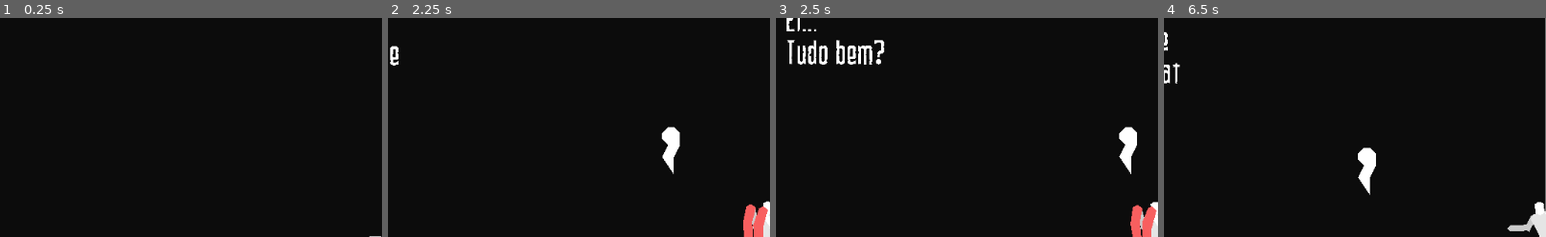
Above: before the commit, frames 1-4 (left to right).
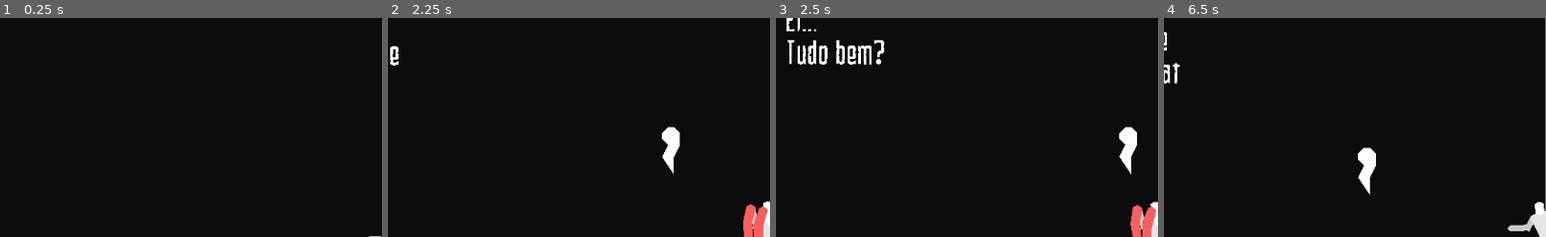
Above: after the commit, the same moments.

Repository: DarknessCatt/Lost-Soul
Game: Godot game, scene res://Maps/Prototype_Dead_World/Prototype_Dead_World.tscn
Two runs of this game, one before a commit and one after it. Both use one fixed random seed, a clock stepped at 60 frames per second and the inputs below.
Inputs:
- Up to frame 1 (0.25 s): no input
- Up to frame 2 (2.25 s): hold D (hero_block) 0.53-1.28 s; hold Right (hero_right) 0.53-2.03 s; tap Z (hero_jump) at 0.77, 1.52 s; tap S (hero_heart) at 1.35 s; hold Left (hero_left) from 2.03 s (still down); hold D (hero_block) from 2.03 s (still down)
- Up to frame 3 (2.5 s): keep holding Left (hero_left); keep holding D (hero_block)
- Up to frame 4 (6.5 s): release Left (hero_left) at 2.78 s; release D (hero_block) at 2.78 s; hold Right (hero_right) 2.78-4.28 s; tap S (hero_heart) at 2.85, 4.35, 5.85 s; tap Z (hero_jump) at 3.02, 3.77, 4.52, 6.02 s; hold D (hero_block) 3.53-4.28 s; hold Left (hero_left) 4.28-5.03 s; hold Right (hero_right) 5.03-5.78 s; hold D (hero_block) 5.03-5.78 s; hold Left (hero_left) from 5.78 s (still down)
The pictures show only the part of the screen within x 0-50%, y 14-64%; the shares and areas given below are measured in that part.

Frames 1-2 are identical in both runs. In frame 3, 0.2% of the frame differs, in the area x 3-27%, y 3-22%; in frame 4, less than 0.1%.

Commit message:
Hero Energy Restore on Attack Hit

Diff:
--- a/Lost_Soul/Entities/Combat/Hurtbox/Hurtbox.tscn
+++ b/Lost_Soul/Entities/Combat/Hurtbox/Hurtbox.tscn
@@ -4,7 +4,6 @@
 [ext_resource path="res://Entities/Combat/Hurtbox/OnHitEffect/OnHitEffect.tscn" type="PackedScene" id=2]
 
 [node name="Hurtbox" type="Area2D"]
-monitorable = false
 collision_layer = 4
 collision_mask = 8
 script = ExtResource( 1 )
--- /dev/null
+++ b/Lost_Soul/Entities/Combat/Player_Hitbox/Player_Hitbox.gd
@@ -0,0 +1,27 @@
+extends Area2D
+
+enum IDS {None, Player, Enemies, Hazard, Other}
+enum type {Directional, Radial}
+
+export(NodePath) var Body : NodePath
+onready var body_node : Node2D = get_node(Body)
+
+export(IDS) var Id : int = 0
+export(int) var Damage : int = 0
+export(int) var Force : int = 0
+export (type) var Knockback_Type : int = 0
+export(Vector2) var Direction : Vector2 = Vector2(0,0) setget , get_direction
+export(int) var Energy_Restored : int = 10
+
+signal attack_hit(energy)
+
+func get_direction():
+	if body_node.scale.x == 1:
+		return Direction
+
+	else:
+		return Vector2(-Direction.x, Direction.y)
+
+func _on_Hitbox_area_entered(area):
+	if self.Id != area.Id:
+		emit_signal("attack_hit", Energy_Restored)
--- /dev/null
+++ b/Lost_Soul/Entities/Combat/Player_Hitbox/Player_Hitbox.tscn
@@ -0,0 +1,10 @@
+[gd_scene load_steps=2 format=2]
+
+[ext_resource path="res://Entities/Combat/Player_Hitbox/Player_Hitbox.gd" type="Script" id=1]
+
+[node name="Hitbox" type="Area2D"]
+collision_layer = 8
+collision_mask = 4
+script = ExtResource( 1 )
+Energy_Restored = 5
+[connection signal="area_entered" from="." to="." method="_on_Hitbox_area_entered"]
--- a/Lost_Soul/Entities/Enemies/Flying_Enemies/Fly_Test/Fly_Test.gd
+++ b/Lost_Soul/Entities/Enemies/Flying_Enemies/Fly_Test/Fly_Test.gd
@@ -20,4 +20,5 @@
 	self.modulate = Color("ffffff")
 	$Body/Wisp/Hitbox.call_deferred("set", "monitorable", true)
 	$Body/Wisp/Hurtbox.call_deferred("set", "monitoring", true)
+	$Body/Wisp/Hurtbox.call_deferred("set", "monitorable", true)
 	.respawn()
--- a/Lost_Soul/Entities/Enemies/Flying_Enemies/Fly_Test/Fly_Test.tscn
+++ b/Lost_Soul/Entities/Enemies/Flying_Enemies/Fly_Test/Fly_Test.tscn
@@ -7,6 +7,7 @@
 
 [sub_resource type="Animation" id=1]
 resource_name = "Dead"
+step = 0.01
 tracks/0/type = "value"
 tracks/0/path = NodePath("Body/Wisp:rotation_degrees")
 tracks/0/interp = 1
@@ -79,6 +80,18 @@
 "update": 1,
 "values": [ 0, 0 ]
 }
+tracks/6/type = "value"
+tracks/6/path = NodePath("Body/Wisp/Hurtbox:monitorable")
+tracks/6/interp = 1
+tracks/6/loop_wrap = true
+tracks/6/imported = false
+tracks/6/enabled = true
+tracks/6/keys = {
+"times": PoolRealArray( 0, 0.01 ),
+"transitions": PoolRealArray( 1, 1 ),
+"update": 1,
+"values": [ true, false ]
+}
 
 [sub_resource type="Animation" id=2]
 length = 0.5
--- a/Lost_Soul/Entities/Enemies/Flying_Enemies/Watcher/Watcher.gd
+++ b/Lost_Soul/Entities/Enemies/Flying_Enemies/Watcher/Watcher.gd
@@ -30,4 +30,5 @@
 	$Body/Eye/Iris.color = Color("3b0505")
 	$Body/Eye/Hitbox.call_deferred("set", "monitorable", true)
 	$Hurtbox.call_deferred("set", "monitoring", true)
+	$Hurtbox.call_deferred("set", "monitorable", true)
 	.respawn()
--- a/Lost_Soul/Entities/Enemies/Flying_Enemies/Watcher/Watcher.tscn
+++ b/Lost_Soul/Entities/Enemies/Flying_Enemies/Watcher/Watcher.tscn
@@ -221,6 +221,18 @@
 "update": 1,
 "values": [ 0, 0 ]
 }
+tracks/12/type = "value"
+tracks/12/path = NodePath("Hurtbox:monitorable")
+tracks/12/interp = 1
+tracks/12/loop_wrap = true
+tracks/12/imported = false
+tracks/12/enabled = true
+tracks/12/keys = {
+"times": PoolRealArray( 0, 0.01, 2 ),
+"transitions": PoolRealArray( 1, 1, 1 ),
+"update": 1,
+"values": [ true, false, false ]
+}
 
 [sub_resource type="Animation" id=3]
 length = 2.2
--- a/Lost_Soul/Entities/Enemies/Wandering_Enemies/Lost_Soul/Lost_Soul.gd
+++ b/Lost_Soul/Entities/Enemies/Wandering_Enemies/Lost_Soul/Lost_Soul.gd
@@ -25,6 +25,7 @@
 	self.modulate = Color("ffffff")
 	$Body/Hitbox.call_deferred("set", "monitorable", true)
 	$Hurtbox.call_deferred("set", "monitoring", true)
+	$Hurtbox.call_deferred("set", "monitorable", true)
 	$Collision.scale = Vector2(1,1)
 	$Collision.position = Vector2(0,1)
 	.respawn()
--- a/Lost_Soul/Entities/Enemies/Wandering_Enemies/Lost_Soul/Lost_Soul.tscn
+++ b/Lost_Soul/Entities/Enemies/Wandering_Enemies/Lost_Soul/Lost_Soul.tscn
@@ -103,7 +103,7 @@
 tracks/7/imported = false
 tracks/7/enabled = true
 tracks/7/keys = {
-"times": PoolRealArray( 0, 0.02, 0.4 ),
+"times": PoolRealArray( 0, 0.01, 0.4 ),
 "transitions": PoolRealArray( 1, 1, 1 ),
 "update": 1,
 "values": [ true, false, false ]
@@ -115,7 +115,7 @@
 tracks/8/imported = false
 tracks/8/enabled = true
 tracks/8/keys = {
-"times": PoolRealArray( 0, 0.02, 0.4 ),
+"times": PoolRealArray( 0, 0.01, 0.4 ),
 "transitions": PoolRealArray( 1, 1, 1 ),
 "update": 1,
 "values": [ true, false, false ]
@@ -155,6 +155,18 @@
 "transitions": PoolRealArray( 1, 1 ),
 "update": 1,
 "values": [ 0, 0 ]
+}
+tracks/12/type = "value"
+tracks/12/path = NodePath("Hurtbox:monitorable")
+tracks/12/interp = 1
+tracks/12/loop_wrap = true
+tracks/12/imported = false
+tracks/12/enabled = true
+tracks/12/keys = {
+"times": PoolRealArray( 0, 0.01, 0.4 ),
+"transitions": PoolRealArray( 1, 1, 1 ),
+"update": 1,
+"values": [ true, false, false ]
 }
 
 [sub_resource type="Animation" id=2]
@@ -409,6 +421,30 @@
 "update": 1,
 "values": [ 2 ]
 }
+tracks/7/type = "value"
+tracks/7/path = NodePath("Hurtbox:monitoring")
+tracks/7/interp = 1
+tracks/7/loop_wrap = true
+tracks/7/imported = false
+tracks/7/enabled = true
+tracks/7/keys = {
+"times": PoolRealArray( 0 ),
+"transitions": PoolRealArray( 1 ),
+"update": 1,
+"values": [ true ]
+}
+tracks/8/type = "value"
+tracks/8/path = NodePath("Hurtbox:monitorable")
+tracks/8/interp = 1
+tracks/8/loop_wrap = true
+tracks/8/imported = false
+tracks/8/enabled = true
+tracks/8/keys = {
+"times": PoolRealArray( 0 ),
+"transitions": PoolRealArray( 1 ),
+"update": 1,
+"values": [ true ]
+}
 
 [sub_resource type="Animation" id=5]
 loop = true
--- a/Lost_Soul/Entities/Enemies/Wandering_Enemies/Test_Wanderer/Test_Wanderer.gd
+++ b/Lost_Soul/Entities/Enemies/Wandering_Enemies/Test_Wanderer/Test_Wanderer.gd
@@ -18,4 +18,5 @@
 	$Body/Body.color = Color("f5f89393")
 	$Body/Hitbox.call_deferred("set", "monitorable", true)
 	$Hurtbox.call_deferred("set", "monitoring", true)
+	$Hurtbox.call_deferred("set", "monitorable", true)
 	.respawn()
--- a/Lost_Soul/Entities/Enemies/Wandering_Enemies/Test_Wanderer/Test_Wanderer.tscn
+++ b/Lost_Soul/Entities/Enemies/Wandering_Enemies/Test_Wanderer/Test_Wanderer.tscn
@@ -82,6 +82,18 @@
 "update": 1,
 "values": [ 0, 0 ]
 }
+tracks/6/type = "value"
+tracks/6/path = NodePath("Hurtbox:monitorable")
+tracks/6/interp = 1
+tracks/6/loop_wrap = true
+tracks/6/imported = false
+tracks/6/enabled = true
+tracks/6/keys = {
+"times": PoolRealArray( 0, 0.01, 1 ),
+"transitions": PoolRealArray( 1, 1, 1 ),
+"update": 1,
+"values": [ true, false, false ]
+}
 
 [sub_resource type="Animation" id=2]
 resource_name = "Falling"
@@ -256,6 +268,18 @@
 "update": 1,
 "values": [ 2 ]
 }
+tracks/5/type = "value"
+tracks/5/path = NodePath("Hurtbox:monitorable")
+tracks/5/interp = 1
+tracks/5/loop_wrap = true
+tracks/5/imported = false
+tracks/5/enabled = true
+tracks/5/keys = {
+"times": PoolRealArray( 0 ),
+"transitions": PoolRealArray( 1 ),
+"update": 1,
+"values": [ true ]
+}
 
 [sub_resource type="Animation" id=6]
 length = 0.15
--- a/Lost_Soul/Entities/Hero/Hero.gd
+++ b/Lost_Soul/Entities/Hero/Hero.gd
@@ -30,6 +30,10 @@
 	self.energy = max_energy
 	self.crystal_heart = max_crystal_heart
 	$Heart_Particles.restart()
+
+func _on_attack_hit(energy_restored):
+	energy += energy_restored
+	energy = min(max_energy, energy)
 
 func _hit(damage : int, _force : int, _direction : Vector2) -> void:
 	if not invencible:
--- a/Lost_Soul/Entities/Hero/Hero.tscn
+++ b/Lost_Soul/Entities/Hero/Hero.tscn
@@ -6,7 +6,7 @@
 [ext_resource path="res://Entities/Hero/FSM/Jumping.gd" type="Script" id=4]
 [ext_resource path="res://Entities/Hero/FSM/Buffer.gd" type="Script" id=5]
 [ext_resource path="res://Entities/Hero/FSM/Attack.gd" type="Script" id=6]
-[ext_resource path="res://Entities/Combat/Hitbox/Hitbox.tscn" type="PackedScene" id=7]
+[ext_resource path="res://Entities/Combat/Player_Hitbox/Player_Hitbox.tscn" type="PackedScene" id=7]
 [ext_resource path="res://Entities/Hero/FSM/Blocking.gd" type="Script" id=8]
 [ext_resource path="res://Entities/Combat/Hurtbox/Hurtbox.tscn" type="PackedScene" id=9]
 [ext_resource path="res://Entities/Hero/FSM/Knockback.gd" type="Script" id=10]
@@ -5331,3 +5331,9 @@
 [connection signal="timeout" from="States/Playing/Attack/AirUpTilt" to="States/Playing/Attack" method="_on_Attack_timeout"]
 [connection signal="timeout" from="States/Playing/Attack/AirDownTilt" to="States/Playing/Attack" method="_on_Attack_timeout"]
 [connection signal="timeout" from="States/Knockback/Inv_Timer" to="." method="_on_Invencibility_timeout"]
+[connection signal="attack_hit" from="Body/Hitboxes/Jab/Jab_Hitbox" to="." method="_on_attack_hit"]
+[connection signal="attack_hit" from="Body/Hitboxes/UpTilt/UpTilt_Hitbox" to="." method="_on_attack_hit"]
+[connection signal="attack_hit" from="Body/Hitboxes/DownTilt/DownTilt_Hitbox" to="." method="_on_attack_hit"]
+[connection signal="attack_hit" from="Body/Hitboxes/Air_Jab/Air_Jab_Hitbox" to="." method="_on_attack_hit"]
+[connection signal="attack_hit" from="Body/Hitboxes/Air_DownTilt/Air_DownTilt_Hitbox" to="." method="_on_attack_hit"]
+[connection signal="attack_hit" from="Body/Hitboxes/Air_Uptilt/Air_UpTilt_Hitbox" to="." method="_on_attack_hit"]
